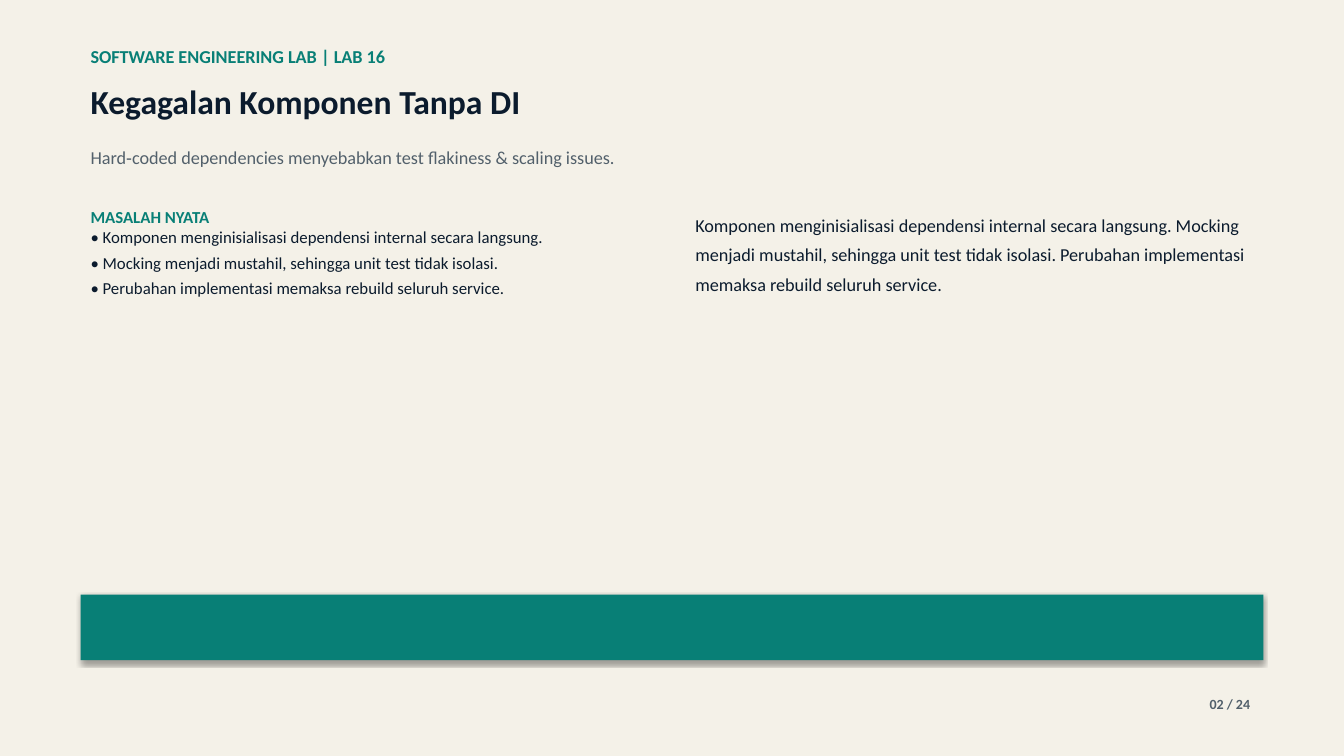
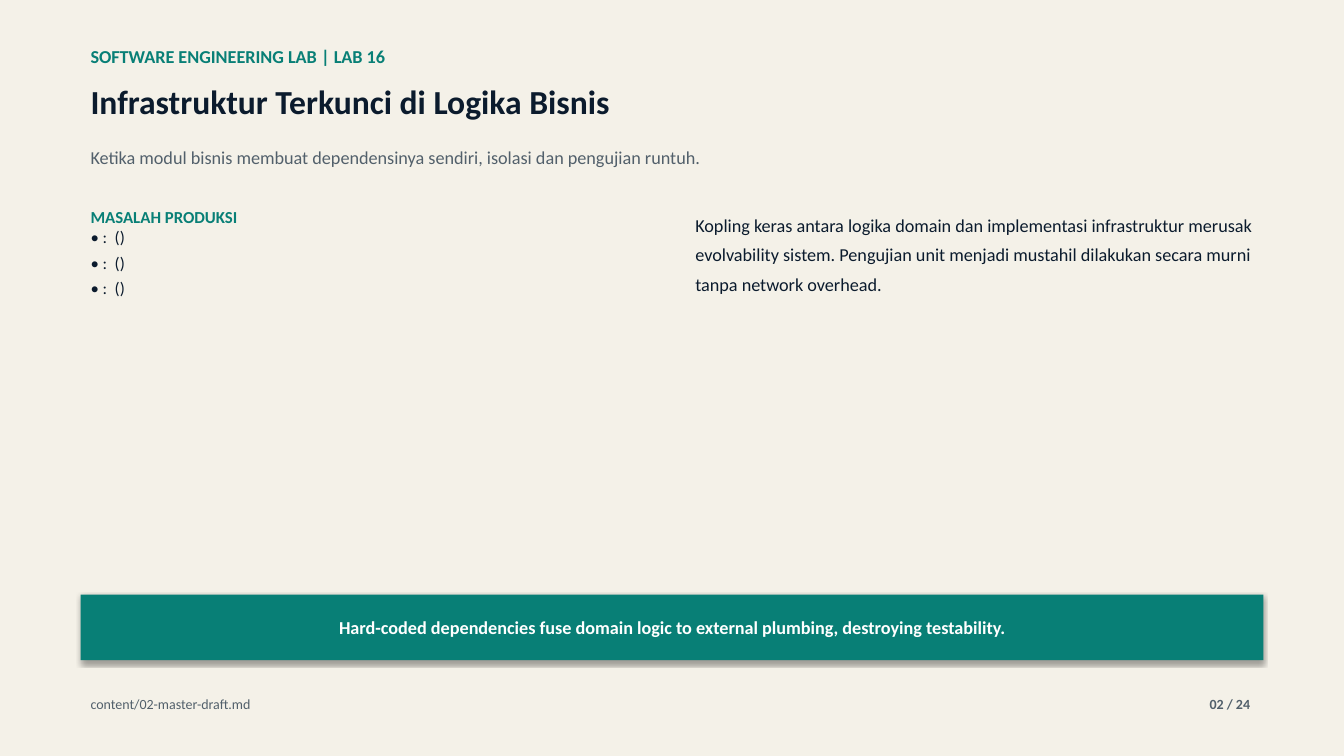
Before and after one commit to lukman-ss/software-engineering-lab, a slide deck: slide 2 of labs/16-dependency-injection/result/linkedin/lab-16-dependency-injection-carousel.pptx. Drawn at 1344x756 pixels with LibreOffice and Linux fonts; fonts in the diff are those of the drawing. Boxes give left, top, right and bottom in pixels: in the first picture for what was removed or moved away, otherwise in the second. Text is boxed around its words. In the diff, an @@ line names an element or a change of style, - is before the commit and + after.

Commit message:
feat: update lab 16 dependency injection content, presentation, and documentation artifacts

```diff
--- a/labs/16-dependency-injection/result/linkedin/lab-16-dependency-injection-carousel.pptx
+++ b/labs/16-dependency-injection/result/linkedin/lab-16-dependency-injection-carousel.pptx
@@ text at (91, 90, 609, 120): text changed @@
-Kegagalan Komponen Tanpa DI
+Infrastruktur Terkunci di Logika Bisnis
@@ text at (91, 151, 700, 167): text changed @@
-Hard‑coded dependencies menyebabkan test flakiness & scaling issues.
+Ketika modul bisnis membuat dependensinya sendiri, isolasi dan pengujian runtuh.
@@ text at (91, 212, 238, 223): text changed; text colour #0B1B2D to #087F76; bold on @@
-MASALAH NYATA
-• Komponen menginisialisasi dependensi internal secara langsung.
-• Mocking menjadi mustahil, sehingga unit test tidak isolasi.
-• Perubahan implementasi memaksa rebuild seluruh service.
+MASALAH PRODUKSI
+• : ()
+• : ()
+• : ()
@@ text at (695, 219, 1251, 294): text changed @@
-Komponen menginisialisasi dependensi internal secara langsung. Mocking menjadi mustahil, sehingga unit test tidak isolasi. Perubahan implementasi memaksa rebuild seluruh service.
+Kopling keras antara logika domain dan implementasi infrastruktur merusak evolvability sistem. Pengujian unit menjadi mustahil dilakukan secara murni tanpa network overhead.
@@ text in rectangle at (339, 621, 1005, 637): text added @@
+Hard-coded dependencies fuse domain logic to external plumbing, destroying testability.
@@ text added at (91, 699, 251, 710), 10 pt, text #52606B @@
+content/02-master-draft.md
```
Also in this commit, not shown: 16 other slides changed, 7 slides added, 7 slides removed, 7 other files.
